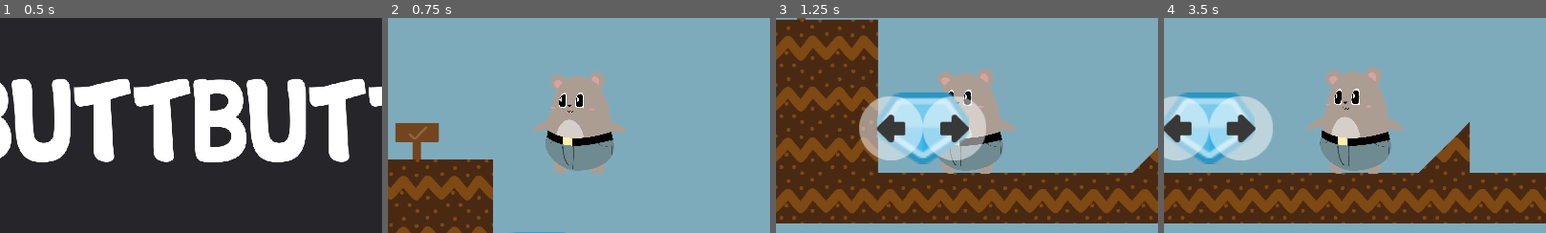
Above: before the commit, frames 1-4 (left to right).
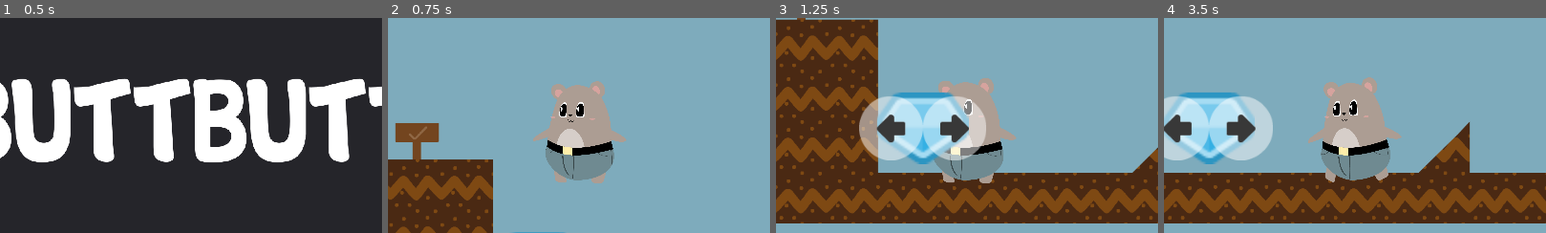
Above: after the commit, the same moments.

Repository: arnaudcoj/buttbutt_adventures
Game: Godot game, scene res://Main/scenes/Main.tscn
The game is run twice, just before and just after one commit, with the same random seed, the same clock (stepped at 60 frames per second) and the same inputs.
Inputs (mouse positions are % of the whole screen's width and height, from its top left):
- Up to frame 1 (0.5 s): no input
- Up to frame 2 (0.75 s): tap Enter (ui_accept) at 0.5 s; move the mouse to (72, 45) at 0.52 s; hold Right (right_action) from 0.53 s (still down); click (72, 45) at 0.67 s
- Up to frame 3 (1.25 s): keep holding Right (right_action); tap Enter (ui_accept) at 0.77 s
- Up to frame 4 (3.5 s): move the mouse to (30, 55) at 1.27 s; tap Enter (ui_accept) at 1.52, 3.02 s; move the mouse to (60, 28) at 2.02 s; release Right (right_action) at 2.03 s; hold Left (left_action) 2.03-2.78 s; move the mouse to (45, 70) at 2.77 s; hold Right (right_action) from 2.78 s (still down); click (45, 70) at 2.92 s
The pictures show only the part of the screen within x 25-75%, y 23-73%; the shares and areas given below are measured in that part.

Frame 1 is identical in both runs. In frame 2, 4.7% of the frame differs, in the area x 37-63%, y 24-77%; in frame 3, 3.5%; in frame 4, 5.2%, in the area x 37-63%, y 22-77%.
Error in both runs: Trying to assign value of type 'Node' to a variable of type 'KinematicBody2D'. (res://Main/scripts/Splash.gd:4)

Commit message:
add walk animation

Diff:
--- a/sources/entities/buttbutt/ButtButt.tscn
+++ b/sources/entities/buttbutt/ButtButt.tscn
@@ -26,7 +26,7 @@
 controler_path = NodePath("HumanControler")
 
 [node name="Skeleton" parent="." instance=ExtResource( 2 )]
-position = Vector2( -1, -123 )
+position = Vector2( 0, -99.9696 )
 
 [node name="FullCollision" type="CollisionShape2D" parent="."]
 position = Vector2( 0, -100 )
--- a/sources/entities/buttbutt/Skeleton.tscn
+++ b/sources/entities/buttbutt/Skeleton.tscn
@@ -58,6 +58,42 @@
 "update": 0,
 "values": [ Vector2( 0.27, 0.27 ) ]
 }
+tracks/3/type = "value"
+tracks/3/path = NodePath("Front/ButtPivot:rotation_degrees")
+tracks/3/interp = 1
+tracks/3/loop_wrap = true
+tracks/3/imported = false
+tracks/3/enabled = true
+tracks/3/keys = {
+"times": PoolRealArray( 0 ),
+"transitions": PoolRealArray( 1 ),
+"update": 0,
+"values": [ 0.0 ]
+}
+tracks/4/type = "value"
+tracks/4/path = NodePath("Front/ButtPivot/Butt/LeftLegPivot:rotation_degrees")
+tracks/4/interp = 1
+tracks/4/loop_wrap = true
+tracks/4/imported = false
+tracks/4/enabled = true
+tracks/4/keys = {
+"times": PoolRealArray( 0 ),
+"transitions": PoolRealArray( 1 ),
+"update": 0,
+"values": [ 0.0 ]
+}
+tracks/5/type = "value"
+tracks/5/path = NodePath("Front/ButtPivot/Butt/RightLegPivot:rotation_degrees")
+tracks/5/interp = 1
+tracks/5/loop_wrap = true
+tracks/5/imported = false
+tracks/5/enabled = true
+tracks/5/keys = {
+"times": PoolRealArray( 0 ),
+"transitions": PoolRealArray( 1 ),
+"update": 0,
+"values": [ 0.0 ]
+}
 
 [sub_resource type="Animation" id=2]
 resource_name = "Idle"
@@ -115,6 +151,135 @@
 "update": 0,
 "values": [ Vector2( 0.27, 0.27 ), Vector2( 0.285, 0.27 ), Vector2( 0.27, 0.27 ) ]
 }
+tracks/5/type = "value"
+tracks/5/path = NodePath("Front/ButtPivot/Butt/LeftLegPivot:rotation_degrees")
+tracks/5/interp = 1
+tracks/5/loop_wrap = true
+tracks/5/imported = false
+tracks/5/enabled = true
+tracks/5/keys = {
+"times": PoolRealArray( 0 ),
+"transitions": PoolRealArray( 1 ),
+"update": 0,
+"values": [ 0.0 ]
+}
+tracks/6/type = "value"
+tracks/6/path = NodePath("Front/ButtPivot/Butt/RightLegPivot:rotation_degrees")
+tracks/6/interp = 1
+tracks/6/loop_wrap = true
+tracks/6/imported = false
+tracks/6/enabled = true
+tracks/6/keys = {
+"times": PoolRealArray( 0 ),
+"transitions": PoolRealArray( 1 ),
+"update": 0,
+"values": [ 0.0 ]
+}
+tracks/7/type = "value"
+tracks/7/path = NodePath("Front/ButtPivot:rotation_degrees")
+tracks/7/interp = 1
+tracks/7/loop_wrap = true
+tracks/7/imported = false
+tracks/7/enabled = true
+tracks/7/keys = {
+"times": PoolRealArray( 0 ),
+"transitions": PoolRealArray( 1 ),
+"update": 0,
+"values": [ 0.0 ]
+}
+
+[sub_resource type="Animation" id=3]
+resource_name = "Walk"
+length = 2.0
+loop = true
+tracks/0/type = "bezier"
+tracks/0/path = NodePath("Front/ButtPivot/Butt/BodyPivot/Body:scale:x")
+tracks/0/interp = 1
+tracks/0/loop_wrap = true
+tracks/0/imported = false
+tracks/0/enabled = true
+tracks/0/keys = {
+"points": PoolRealArray( 1, -0.25, 0, 0.25, 0, 1.05, -0.25, 0, 0.25, 0, 1, -0.25, 0, 0.25, 0, 1, -0.25, 0, 0.25, 0 ),
+"times": PoolRealArray( 0, 0.8, 1.6, 2 )
+}
+tracks/1/type = "bezier"
+tracks/1/path = NodePath("Front/ButtPivot/Butt/BodyPivot/Body:scale:y")
+tracks/1/interp = 1
+tracks/1/loop_wrap = true
+tracks/1/imported = false
+tracks/1/enabled = true
+tracks/1/keys = {
+"points": PoolRealArray( 1, -0.25, 0, 0.25, 0, 1, -0.25, 0, 0.25, 0, 1.05, -0.25, 0, 0.25, 0, 1, -0.25, 0, 0.25, 0 ),
+"times": PoolRealArray( 0, 0.4, 1.1, 2 )
+}
+tracks/2/type = "bezier"
+tracks/2/path = NodePath("Front/ButtPivot/Butt/BodyPivot/Body:position:x")
+tracks/2/interp = 1
+tracks/2/loop_wrap = true
+tracks/2/imported = false
+tracks/2/enabled = true
+tracks/2/keys = {
+"points": PoolRealArray( 0.0965538, -0.25, 0, 0.25, 0 ),
+"times": PoolRealArray( 0 )
+}
+tracks/3/type = "bezier"
+tracks/3/path = NodePath("Front/ButtPivot/Butt/BodyPivot/Body:position:y")
+tracks/3/interp = 1
+tracks/3/loop_wrap = true
+tracks/3/imported = false
+tracks/3/enabled = true
+tracks/3/keys = {
+"points": PoolRealArray( -75.2619, -0.25, 0, 0.25, 0, -83, -0.25, 0, 0.25, 0, -75.262, -0.25, 0, 0.25, 0 ),
+"times": PoolRealArray( 0, 0.9, 2 )
+}
+tracks/4/type = "value"
+tracks/4/path = NodePath("Front/ButtPivot/Butt/ButtSprite:scale")
+tracks/4/interp = 1
+tracks/4/loop_wrap = true
+tracks/4/imported = false
+tracks/4/enabled = true
+tracks/4/keys = {
+"times": PoolRealArray( 0, 0.7, 2 ),
+"transitions": PoolRealArray( 1, 1, 1 ),
+"update": 0,
+"values": [ Vector2( 0.27, 0.27 ), Vector2( 0.285, 0.27 ), Vector2( 0.27, 0.27 ) ]
+}
+tracks/5/type = "value"
+tracks/5/path = NodePath("Front/ButtPivot/Butt/RightLegPivot:rotation_degrees")
+tracks/5/interp = 1
+tracks/5/loop_wrap = true
+tracks/5/imported = false
+tracks/5/enabled = true
+tracks/5/keys = {
+"times": PoolRealArray( 0.6, 1.3 ),
+"transitions": PoolRealArray( 1, 1 ),
+"update": 0,
+"values": [ -28.0, 28.0 ]
+}
+tracks/6/type = "value"
+tracks/6/path = NodePath("Front/ButtPivot/Butt/LeftLegPivot:rotation_degrees")
+tracks/6/interp = 1
+tracks/6/loop_wrap = true
+tracks/6/imported = false
+tracks/6/enabled = true
+tracks/6/keys = {
+"times": PoolRealArray( 0.8, 1.5 ),
+"transitions": PoolRealArray( 1, 1 ),
+"update": 0,
+"values": [ 15.0, -28.0 ]
+}
+tracks/7/type = "value"
+tracks/7/path = NodePath("Front/ButtPivot:rotation_degrees")
+tracks/7/interp = 1
+tracks/7/loop_wrap = true
+tracks/7/imported = false
+tracks/7/enabled = true
+tracks/7/keys = {
+"times": PoolRealArray( 0.8, 1.6 ),
+"transitions": PoolRealArray( 1, 1 ),
+"update": 0,
+"values": [ 5.0, -5.0 ]
+}
 
 [node name="Skeleton" type="Node2D"]
 script = ExtResource( 1 )
@@ -388,3 +553,4 @@
 [node name="AnimationPlayer" type="AnimationPlayer" parent="."]
 anims/Default = SubResource( 1 )
 anims/Idle = SubResource( 2 )
+anims/Walk = SubResource( 3 )
--- a/sources/entities/buttbutt/fsm/Walk.gd
+++ b/sources/entities/buttbutt/fsm/Walk.gd
@@ -15,6 +15,7 @@
 
 func enter_state():
 	.enter_state()
+	body.skeleton.animation_player.play("Walk")
 	body.can_jump = true
 
 func update_physics(delta):
Not shown: 1 places in sources/entities/buttbutt/Skeleton.tscn that only renumber resources
